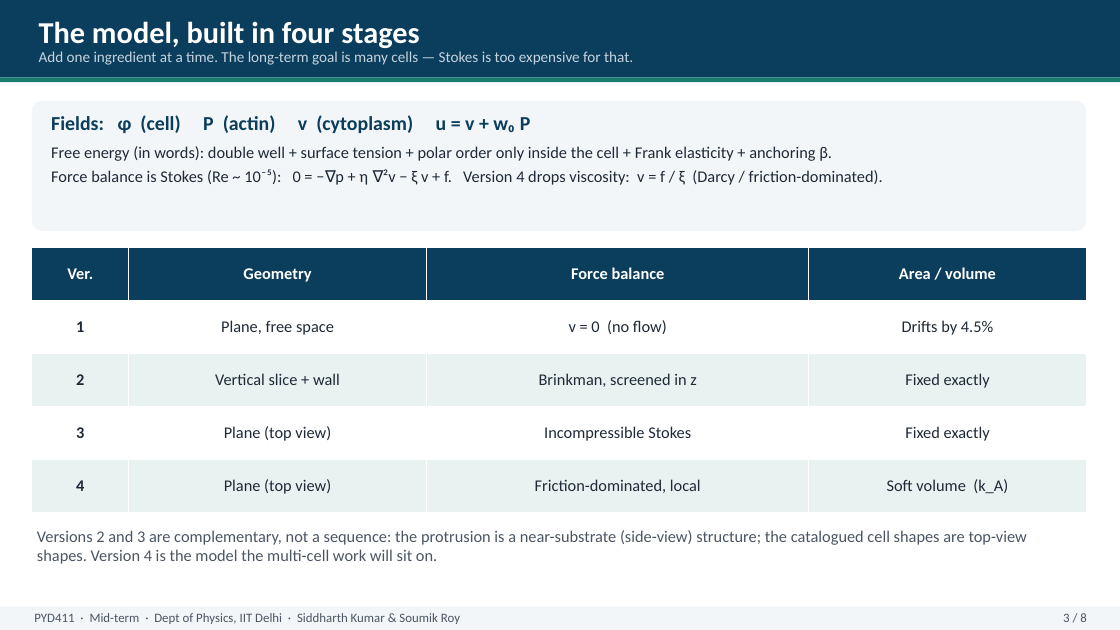
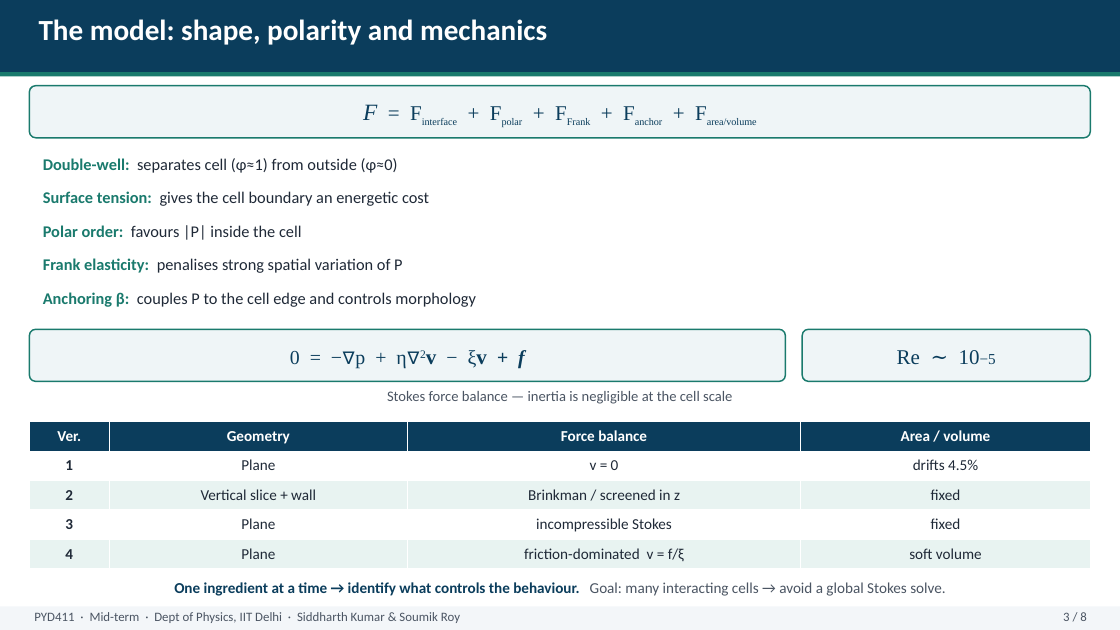
Before and after one commit to ariaydrouch/f, a slide deck: slide 3 of presentation/PYD411_midsem_presentation.pptx. Drawn at 1120x630 pixels with LibreOffice and Linux fonts; fonts in the diff are those of the drawing. Boxes give left, top, right and bottom in pixels: in the first picture for what was removed or moved away, otherwise in the second. Text is boxed around its words. In the diff, an @@ line names an element or a change of style, - is before the commit and + after.

```diff
--- a/presentation/PYD411_midsem_presentation.pptx
+++ b/presentation/PYD411_midsem_presentation.pptx
@@ rectangle: place and size @@
-rectangle at box(0, 0, 1120, 77)
+rectangle at box(0, 0, 1120, 72)
@@ text at box(39, 19, 547, 45): text changed; size 26 to 25 pt @@
-The model, built in four stages
+The model: shape, polarity and mechanics
@@ text removed at box(39, 51, 633, 65) @@
-Add one ingredient at a time. The long-term goal is many cells — Stokes is too expensive for that.
@@ rectangle: place and size @@
-rectangle at box(0, 77, 1120, 82)
+rectangle at box(0, 72, 1120, 76)
@@ rounded rectangle: place and size @@
-rounded rectangle at box(32, 101, 1086, 231)
+rounded rectangle at box(29, 86, 1091, 138)
@@ rounded rectangle at box(29, 86, 1091, 138): fill #F3F6F9 to #EFF5F7; outline none to #1A7A6D 1.25 pt; proportions changed @@
@@ text removed at box(51, 115, 883, 185) @@
-Fields: φ (cell) P (actin) v (cytoplasm) u = v + w₀ P
-Free energy (in words): double well + surface tension + polar order only inside the cell + Frank elasticity + anchoring β.
-Force balance is Stokes (Re ~ 10⁻⁵): 0 = −∇p + η ∇²v − ξ v + f. Version 4 drops viscosity: v = f / ξ (Darcy / friction-dominated).
@@ text added at box(363, 104, 757, 125), 15 pt, text #0B3D5C @@
+F = Finterface + Fpolar + FFrank + Fanchor + Farea/volume
@@ text added at box(43, 158, 398, 173), 14 pt, text #1F2937 @@
+Double-well: separates cell (φ≈1) from outside (φ≈0)
@@ text added at box(43, 191, 429, 206), 14 pt, text #1F2937 @@
+Surface tension: gives the cell boundary an energetic cost
@@ text added at box(43, 225, 302, 240), 14 pt, text #1F2937 @@
+Polar order: favours |P| inside the cell
@@ text added at box(43, 258, 402, 273), 14 pt, text #1F2937 @@
+Frank elasticity: penalises strong spatial variation of P
@@ text added at box(43, 292, 476, 307), 14 pt, text #1F2937 @@
+Anchoring β: couples P to the cell edge and controls morphology
@@ rounded rectangle added at box(29, 329, 786, 381), fill #EFF5F7, outline #1A7A6D 1.25 pt @@
@@ rounded rectangle added at box(802, 329, 1091, 381), fill #EFF5F7, outline #1A7A6D 1.25 pt @@
@@ text added at box(290, 350, 525, 368), 17 pt, text #0B3D5C @@
+0 = −∇p + η∇2v − ξv + f
@@ text added at box(897, 350, 996, 365), 18 pt, text #0B3D5C @@
+Re ∼ 10−5
@@ text added at box(387, 391, 732, 404), 12.5 pt, text #4B5563 @@
+Stokes force balance — inertia is negligible at the cell scale
@@ table at box(29, 422, 1091, 569) @@
-row 2: 1 | Plane, free space | v = 0 (no flow) | Drifts by 4.5%
+row 2: 1 | Plane | v = 0 | drifts 4.5%
-row 3, column 3: Brinkman, screened in z
+row 3, column 3: Brinkman / screened in z
-row 3, column 4: Fixed exactly
+row 3, column 4: fixed
-row 4: 3 | Plane (top view) | Incompressible Stokes | Fixed exactly
+row 4: 3 | Plane | incompressible Stokes | fixed
-row 5: 4 | Plane (top view) | Friction-dominated, local | Soft volume (k_A)
+row 5: 4 | Plane | friction-dominated v = f/ξ | soft volume
@@ size 14 to 13 pt in "Ver.", "Geometry", "Force balance", "Area / volume" and 5 more places @@
@@ table: place and size @@
-table at box(32, 248, 1086, 513)
+table at box(29, 422, 1091, 569)
@@ text removed at box(37, 530, 1027, 564) @@
-Versions 2 and 3 are complementary, not a sequence: the protrusion is a near-substrate (side-view) structure; the catalogued cell shapes are top-view shapes. Version 4 is the model the multi-cell work will sit on.
@@ text added at box(174, 582, 945, 596), 13 pt, text #0B3D5C, bold @@
+One ingredient at a time → identify what controls the behaviour. Goal: many interacting cells → avoid a global Stokes solve.
```
Also in this commit, not shown: 7 other slides changed, 2 other files.
